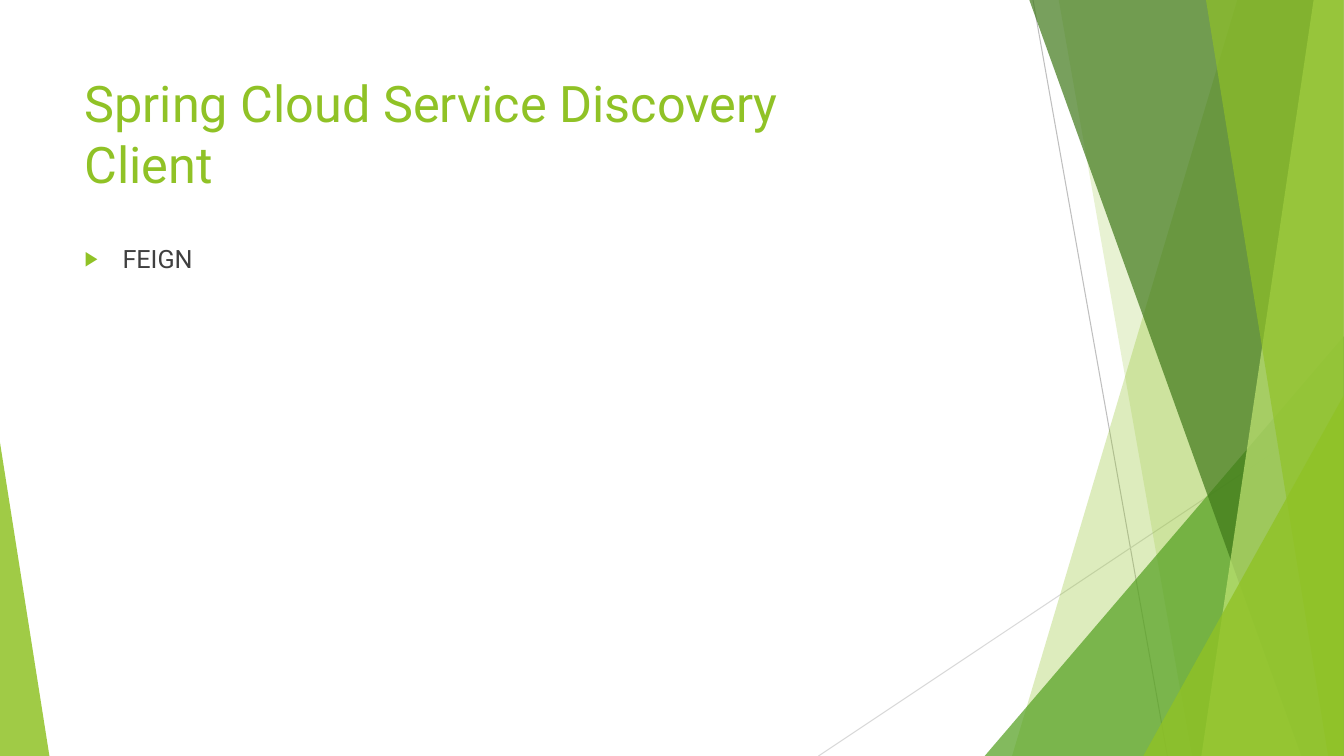
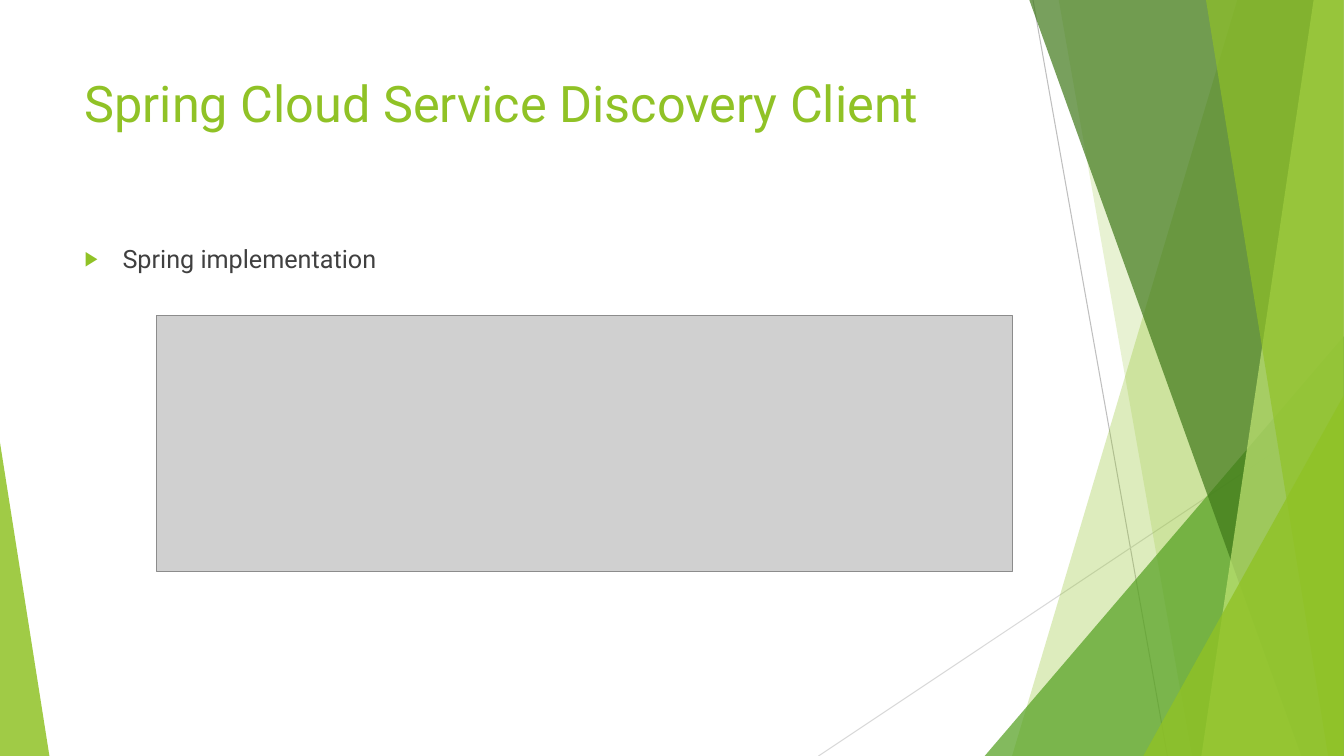
Before and after one commit to brrshh/configuration, a slide deck: slide 25 of Spring Cloud.pptx (slide 16 before the commit). Drawn at 1344x756 pixels with LibreOffice and Linux fonts; fonts in the diff are those of the drawing; grey boxes stand for pictures. Boxes give left, top, right and bottom in pixels: in the first picture for what was removed or moved away, otherwise in the second. Text is boxed around its words. In the diff, an @@ line names an element or a change of style, - is before the commit and + after.

```diff
--- a/Spring Cloud.pptx
+++ b/Spring Cloud.pptx
@@ title "Spring Cloud Service Discovery Client" rewrapped from box(85, 84, 777, 184) to box(85, 84, 918, 133) @@
@@ text at box(123, 249, 377, 274): text changed @@
-▶ FEIGN
+▶ Spring implementation
@@ picture added at box(157, 316, 1012, 572) @@
```
Also in this commit, not shown: 7 other slides changed, 10 slides added, 29 other files.
